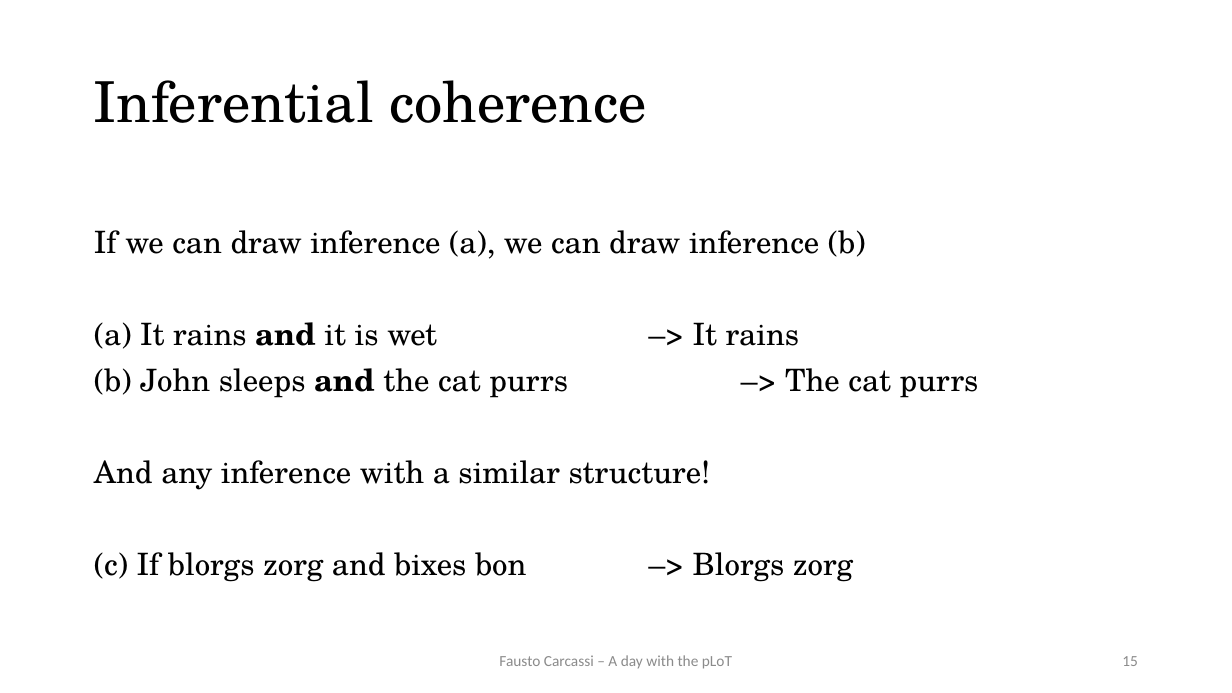
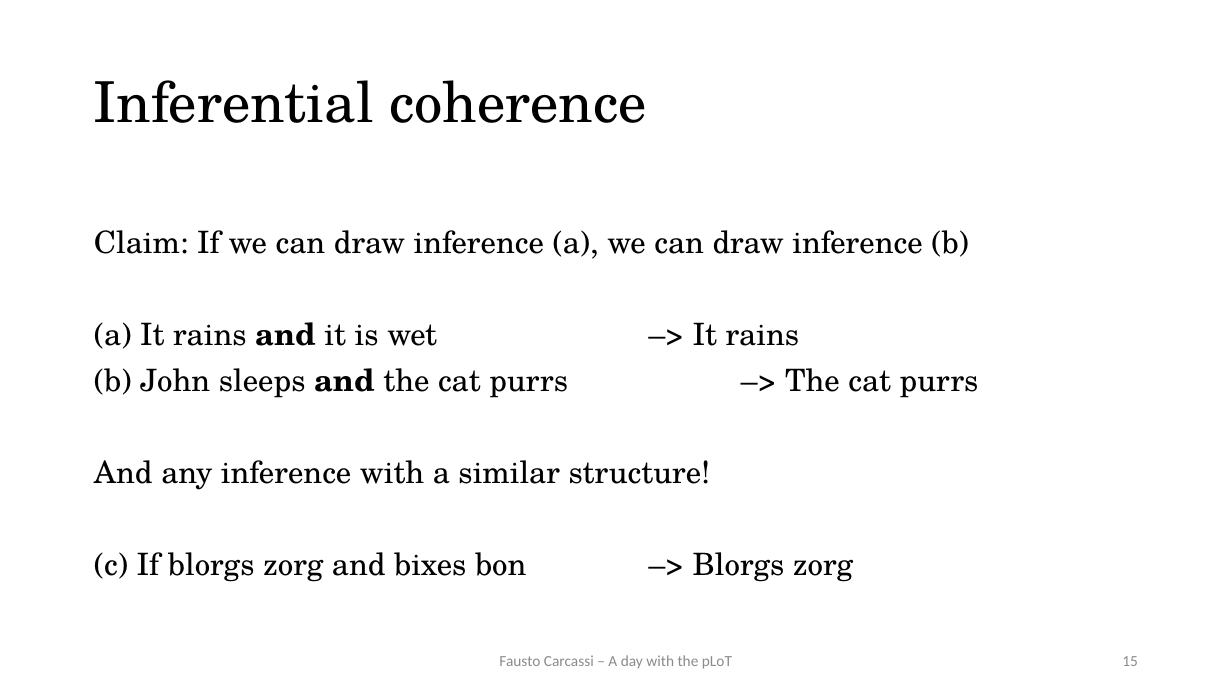
Before and after one commit to thelogicalgrammar/pLoT_workshop, a slide deck: slide 15 of book/lectures/1.pptx. Drawn at 1232x693 pixels with LibreOffice and Linux fonts; fonts in the diff are those of the drawing. Boxes give left, top, right and bottom in pixels: in the first picture for what was removed or moved away, otherwise in the second. Text is boxed around its words. In the diff, an @@ line names an element or a change of style, - is before the commit and + after.

```diff
--- a/book/lectures/1.pptx
+++ b/book/lectures/1.pptx
@@ text at (94, 230, 969, 259): text changed @@
-If we can draw inference (a), we can draw inference (b)
+Claim: If we can draw inference (a), we can draw inference (b)
```
Also in this commit, not shown: 5 other slides changed, 1 slide added, 8 other files.
